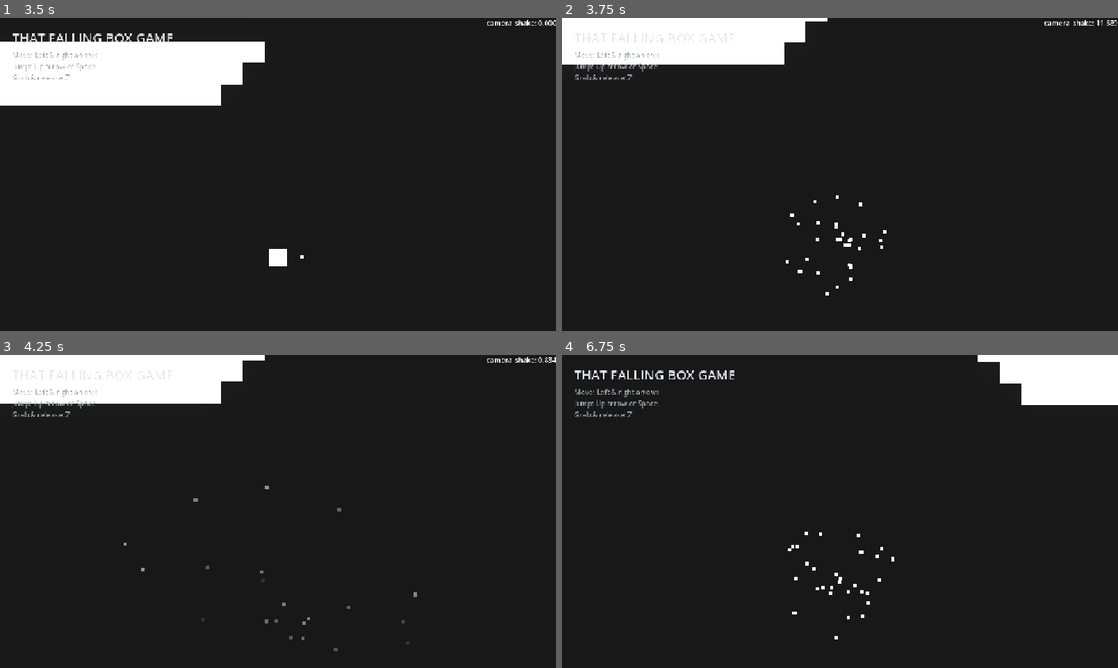
Above: before the commit, frames 1-4 (two rows, left to right).
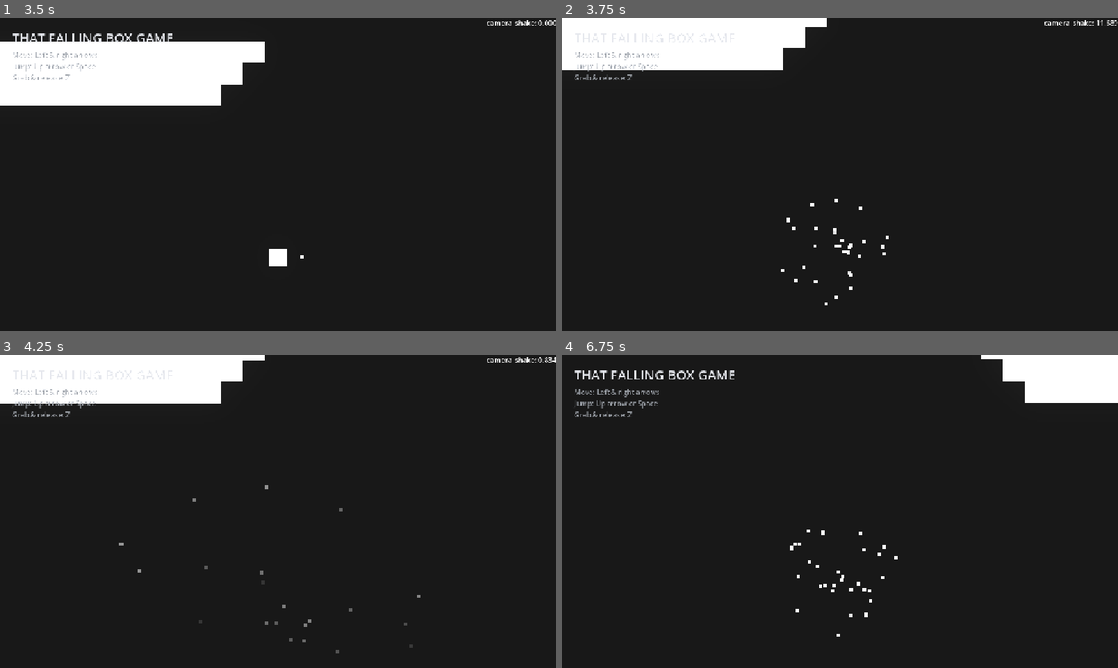
Above: after the commit, the same moments.

Repository: itsMapleLeaf/falling-box
Game: Godot game, scene res://src/main.tscn
The game is run twice, just before and just after one commit, with the same random seed, the same clock (stepped at 60 frames per second) and the same inputs.
Inputs (mouse positions are in pixels of both pictures, inside the frame that each line leads up to):
- Up to frame 1 (3.5 s): click (222, 174) at 0.52 s; type "12" at 0.6 s; click (250, 190) at 0.75 s; type "12" at 0.83 s; click (316, 190) at 0.98 s; type "12" at 1.07 s; click "Play Local" at 1.25 s; tap Enter at 2 s; move the mouse to (400, 158) at 2.02 s; hold Right (move_right) 2.03-2.75 s; tap I at 2.1 s; click (400, 158) at 2.17 s; tap Up (jump) at 2.27 s; drag from (166, 190) to (294, 240) at 2.77 s
- Up to frame 2 (3.75 s): move the mouse to (895, 105) at 3.52 s; hold Right (move_right) from 3.53 s (still down); tap Alt at 3.6 s
- Up to frame 3 (4.25 s): keep holding Right (move_right)
- Up to frame 4 (6.75 s): release Right (move_right) at 4.25 s; drag from (812, 574) to (673, 464) at 4.27 s; move the mouse to (1006, 558) at 5.02 s; hold Left (move_left) 5.03-5.75 s; tap I at 5.1 s; tap Up (jump) at 5.27 s; drag from (673, 464) to (823, 577) at 5.77 s; move the mouse to (867, 511) at 6.52 s; hold Left (move_left) from 6.53 s (still down); tap Alt at 6.6 s; click (867, 511) at 6.67 s

Frame 1 is identical in both runs. In frame 2, 1.2% of the frame differs, in the area x 0-59%, y 0-92%; in frame 3, 0.2%; in frame 4, 0.6%.

Commit message:
camera_tremble -> tremble_node

Diff:
--- a/src/player.tscn
+++ b/src/player.tscn
@@ -1,7 +1,7 @@
 [gd_scene format=3 uid="uid://dgfxlv2n2qtvd"]
 
 [ext_resource type="Script" uid="uid://di0e16vca8oa3" path="res://src/player.gd" id="1_lowyb"]
-[ext_resource type="Script" uid="uid://bm4ambv0errgt" path="res://src/camera_tremble.gd" id="2_gmfve"]
+[ext_resource type="Script" uid="uid://c01qiw4u1k74r" path="res://src/tremble_node.gd" id="2_gmfve"]
 
 [sub_resource type="QuadMesh" id="QuadMesh_player"]
 size = Vector2(40, 40)
@@ -47,11 +47,12 @@
 shape = SubResource("RectangleShape2D_lowyb")
 debug_color = Color(0.9999998, 0.003031034, 0.14555445, 0.41960785)
 
-[node name="CameraTremble" type="Node2D" parent="." unique_id=347180289]
+[node name="TrembleNode" type="Node2D" parent="." unique_id=1178962852]
 physics_interpolation_mode = 2
 script = ExtResource("2_gmfve")
+metadata/_custom_type_script = "uid://c01qiw4u1k74r"
 
-[node name="Camera" type="Camera2D" parent="CameraTremble" unique_id=1793847058]
+[node name="Camera" type="Camera2D" parent="TrembleNode" unique_id=1793847058]
 unique_name_in_owner = true
 offset = Vector2(0, -140)
 limit_enabled = false
--- a/src/camera_tremble.gd
+++ b/src/tremble_node.gd
@@ -1,3 +1,4 @@
+class_name TrembleNode
 extends Node2D
 
 
Not shown, removed: src/camera_tremble.gd.uid
Not shown, added: src/tremble_node.gd.uid
